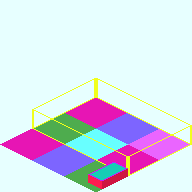
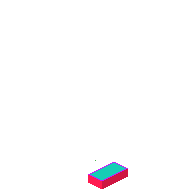
Layers edited between the first and the second 192 × 192 image:
removed group "Hunger" (1 layers) over (x1=32, y1=78, x2=192, y2=176)
removed layer "Hunger Wired" from group "Hunger" over (x1=32, y1=78, x2=192, y2=176)
removed layer "Base_Plate_3x3.png" over (x1=0, y1=0, x2=192, y2=192)
